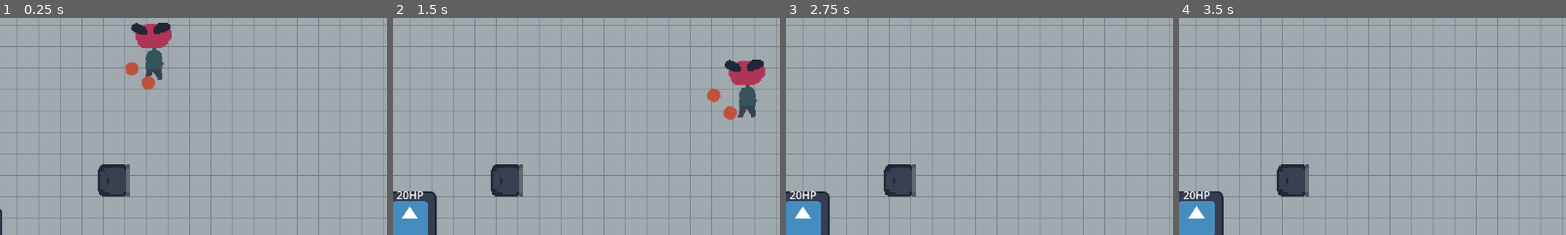
Above: before the commit, frames 1-4 (left to right).
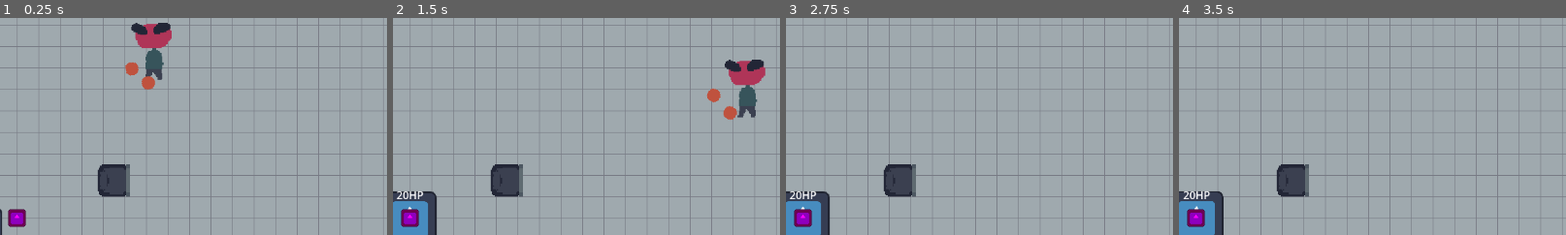
Above: after the commit, the same moments.

Repository: artemvandalovski/Salty-John
Game: Godot game, scene res://levels/office.tscn
Same seed, same stepped clock (60 frames per second), same inputs: the game is played once before the commit and once after it. The engine's default icon, where the game draws it, is replaced by a stand-in: a white triangle on a blue panel in a dark square.
Inputs (mouse positions are % of the whole screen's width and height, from its top left):
- Up to frame 1 (0.25 s): no input
- Up to frame 2 (1.5 s): move the mouse to (72, 45) at 0.52 s; hold D (right) 0.53-1.28 s; click (72, 45) at 0.6 s; move the mouse to (30, 55) at 1.27 s; hold S (down) from 1.28 s (still down); right-click (30, 55) at 1.35 s
- Up to frame 3 (2.75 s): move the mouse to (60, 28) at 2.02 s; release S (down) at 2.03 s; hold D (right) from 2.03 s (still down); click (60, 28) at 2.1 s
- Up to frame 4 (3.5 s): tap Enter at 2.75 s; move the mouse to (45, 70) at 2.77 s; release D (right) at 2.78 s; hold W (up) from 2.78 s (still down); right-click (45, 70) at 2.85 s
The pictures show only the part of the screen within x 48-98%, y 4-54%; the shares and areas given below are measured in that part.

The runs differ from the first frame. In frame 1, 0.4% of the frame differs, in the area x 2-7%, y 87-97%; in frame 2, 0.4%; in frame 3, 0.4%; in frame 4, 0.4%.
Error before the commit: Invalid access to property or key 'target' on a base object of type 'CharacterBody2D (Enemy)'. (res://common/states/patrol.gd:24)
Error after the commit: Invalid access to property or key 'target' on a base object of type 'CharacterBody2D (Enemy)'. (res://enemies/context_steerer.gd:8)

Commit message:
working target tracking

Diff:
--- a/common/states/patrol.gd
+++ b/common/states/patrol.gd
@@ -4,27 +4,30 @@
 @export var max_distance: float = 300.0
 @export var min_distance: float = 200.0
 
-var marker: Marker2D
+@export var target: Marker2D
+@export var target_tracker: TargetTracker
+
+func _ready():
+	assert(target_tracker != null, "Please set the target_tracker node")
 
 func enter():
-	marker = Marker2D.new()
-	add_child(marker)
-	marker.top_level = true
-
-	update_marker_position()
+	pass
 
 func process(delta):
-	owner.direction = global_position.direction_to(marker.global_position)
+	while !target_tracker.is_target_on_sight:
+		set_patrol_position()
+	owner.direction = global_position.direction_to(target.global_position)
+
 
 ## Random but also influenced by the player position
-func update_marker_position():
+func set_patrol_position():
 	var rand_radian = randf_range(0, TAU)
 	var rand_direction = Vector2.from_angle(rand_radian)
 
-	var target = to_local(owner.target.global_position)
-	var dot_product = rand_direction.dot(target)
+	var player_pos = to_local(Global.player.global_position)
+	var dot_product = rand_direction.dot(player_pos)
 	var interest = clamp(dot_product, 0.5, 1.0)
 
-	var distance = position.distance_to(target)
+	var distance = position.distance_to(player_pos)
 	distance = clamp(distance, min_distance, max_distance)
-	marker.global_position = global_position + (rand_direction * interest) * distance
+	target.position = global_position + (rand_direction * interest) * distance
--- a/common/states/state_machine.gd
+++ b/common/states/state_machine.gd
@@ -3,7 +3,7 @@
 
 @export var initial_state: State
 
-@onready var state_label = $"../State"
+@onready var state_label = $State
 
 var current_state: State
 var states: Dictionary = {}
--- a/enemies/enemy.tscn
+++ b/enemies/enemy.tscn
@@ -19,20 +19,35 @@
 [node name="Idle" type="Node2D" parent="StateMachine"]
 script = ExtResource("3_d556j")
 
-[node name="Patrol" type="Node2D" parent="StateMachine"]
+[node name="Patrol" type="Node2D" parent="StateMachine" node_paths=PackedStringArray("target", "target_tracker")]
 script = ExtResource("4_3msc3")
+target = NodePath("../../TargetTracker/Target")
+target_tracker = NodePath("../../TargetTracker")
 
 [node name="Chase" type="Node2D" parent="StateMachine"]
 script = ExtResource("4_31qif")
 
+[node name="State" type="Label" parent="StateMachine"]
+anchors_preset = 5
+anchor_left = 0.5
+anchor_right = 0.5
+offset_left = -20.0
+offset_top = 23.0
+offset_right = 20.0
+offset_bottom = 46.0
+grow_horizontal = 2
+size_flags_horizontal = 4
+text = "Idle"
+horizontal_alignment = 1
+
 [node name="ContextSteerer" type="Node2D" parent="."]
-script = ExtResource("2_258u8")
+script = ExtResource("6_1yedj")
 
-[node name="TargetTracker" type="RayCast2D" parent="." node_paths=PackedStringArray("target")]
-script = ExtResource("5_w3oej")
-target = NodePath("../Target")
+[node name="TargetTracker" type="RayCast2D" parent="."]
+script = ExtResource("6_nyuoj")
+visible_target = true
 
-[node name="Target" type="Marker2D" parent="."]
+[node name="Target" type="Marker2D" parent="TargetTracker"]
 top_level = true
 
 [node name="Health" type="Label" parent="."]
@@ -49,18 +64,3 @@
 grow_vertical = 0
 size_flags_horizontal = 4
 horizontal_alignment = 1
-
-[node name="State" type="Label" parent="."]
-anchors_preset = 5
-anchor_left = 0.5
-anchor_right = 0.5
-offset_left = -20.0
-offset_top = 23.0
-offset_right = 20.0
-offset_bottom = 46.0
-grow_horizontal = 2
-size_flags_horizontal = 4
-text = "Idle"
-horizontal_alignment = 1
-
-[connection signal="breadcrumb_hit" from="TargetTracker" to="." method="_on_breadcrumb_component_breadcrumb_hit"]
--- a/enemies/target_tracker.gd
+++ b/enemies/target_tracker.gd
@@ -3,39 +3,26 @@
 
 signal breadcrumb_hit
 
-@export var target: Marker2D
 @export var target_radius: float = 10.0
 @export var visible_target: bool = false
 
-var target_on_sight: bool = false
+#@onready var target: Marker2D = $Target
+@onready var target = $Target
 
 
 func _ready():
-	assert(target != null, "Please set the target node")
-
 	if visible_target:
 		var sp = Sprite2D.new()
 		sp.texture = load("res://icon.svg")
 		sp.modulate = Color(2.0, 0.0, 1.0, 1.0)
+		sp.set_scale(Vector2(0.2, 0.2))
 		target.add_child(sp)
 
 
-func _physics_process(_delta: float):
-	var player_pos: Vector2 = Global.player.global_position
-	#update_marker(player_pos)
-
-
-#func update_marker(target_pos: Vector2):
-	#const WIGGLE_AMOUNT: float = 8.0
-	#target_pos.x += randf_range(-1.0, 1.0) * WIGGLE_AMOUNT
-	#target_pos.y += randf_range(-1.0, 1.0) * WIGGLE_AMOUNT
-	#
-	#target_position = target_pos - global_position
-	#
-	#if is_colliding():
-		#if owner.global_position.distance_to(marker.global_position) < target_radius:
-			#breadcrumb_hit.emit()
-		#return
-	#
-	#marker.position = target_pos
-#
+func is_target_on_sight() -> bool:
+	set_target_position(target.position)
+	if is_colliding():
+		print("lost track")
+		return false
+	#print("tracking")
+	return true
Not shown: 1 places in enemies/enemy.tscn that only renumber resources
